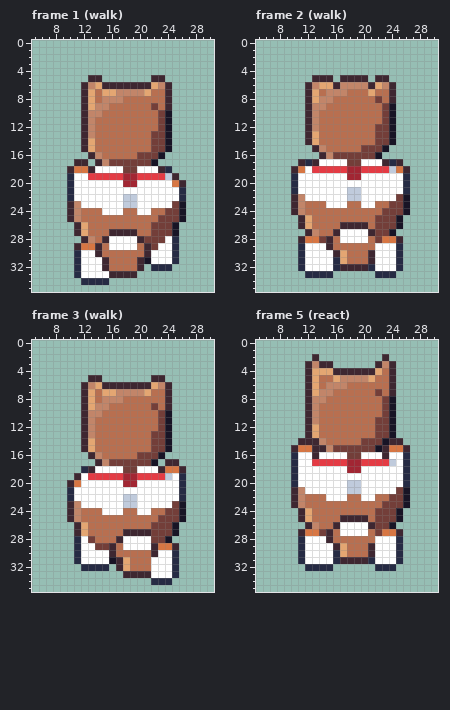
File history of a pixel-art file, art/minis/dog-archie@75.aseprite. Above: the version before the commit.
36x36 pixels, 24 frames. Shown: frame 1 (walk): x 5..30, y 0..35; frame 2 (walk): x 5..30, y 0..35; frame 3 (walk): x 5..30, y 0..35; frame 5 (react): x 5..30, y 0..35. The commit also changed other frames, which this record leaves out.
The result:
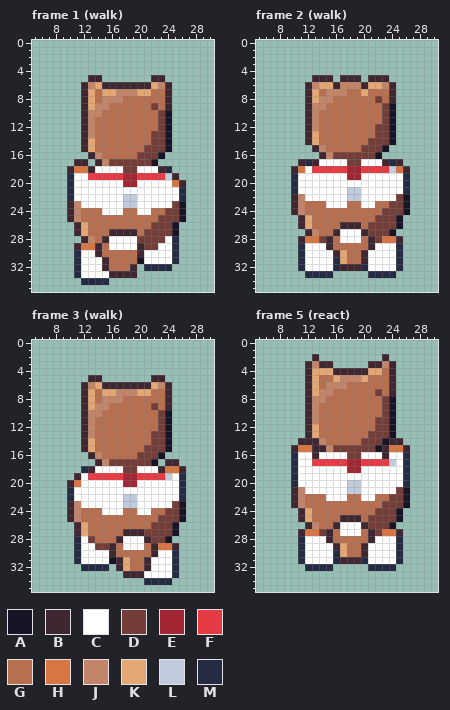
Palette (. is transparent): A #181425  B #3e2731  C #ffffff  D #733e39  E #a22633  F #e43b44  G #b86f50  H #d77643  J #c28569  K #e4a672  L #c0cbdc  M #262b44
The edit:
{"where": "frame 1 (walk)"}
{"frame":1,"y":7,"x":20,"old":"J","new":"K"}
{"frame":1,"y":15,"x":21,"old":"G","new":"D"}
{"frame":1,"y":27,"x":21,"old":"G","new":"D"}
{"frame":1,"y":28,"x":20,"old":"B","new":"D"}
{"frame":1,"y":29,"x":20,"old":"GB","new":"BD"}
{"frame":1,"y":30,"x":20,"old":"GB","new":"BC"}
{"frame":1,"y":31,"x":20,"old":"BA","new":"AC"}
{"frame":1,"y":32,"x":19,"old":"GB.","new":"B.M"}
{"where": "frame 2 (walk)"}
{"frame":2,"y":5,"x":20,"old":"B.","new":".B"}
{"frame":2,"y":6,"x":20,"old":"JB","new":"BK"}
{"frame":2,"y":7,"x":20,"old":"GK","new":"KG"}
{"frame":2,"y":14,"x":21,"old":"G","new":"D"}
{"frame":2,"y":26,"x":20,"old":"BG","new":"GD"}
{"frame":2,"y":27,"x":20,"old":"CB","new":"BD"}
{"frame":2,"y":28,"x":20,"old":"CG","new":"GB"}
{"frame":2,"y":29,"x":21,"old":"G","new":"B"}
{"frame":2,"y":30,"x":20,"old":"GB","new":"BC"}
{"frame":2,"y":31,"x":20,"old":"GB","new":"BC"}
{"frame":2,"y":32,"x":20,"old":"BM","new":"MC"}
{"frame":2,"y":33,"x":21,"old":".","new":"M"}
{"where": "frame 3 (walk)"}
{"frame":3,"y":7,"x":20,"old":"J","new":"K"}
{"frame":3,"y":15,"x":21,"old":"G","new":"D"}
{"frame":3,"y":27,"x":21,"old":"B","new":"D"}
{"frame":3,"y":28,"x":21,"old":"C","new":"B"}
{"frame":3,"y":29,"x":21,"old":"C","new":"G"}
{"frame":3,"y":31,"x":21,"old":"G","new":"B"}
{"frame":3,"y":32,"x":21,"old":"G","new":"B"}
{"frame":3,"y":33,"x":21,"old":"B","new":"C"}
{"frame":3,"y":34,"x":21,"old":".","new":"M"}
{"where": "frame 5 (react)"}
{"frame":5,"y":3,"x":21,"old":".","new":"B"}
{"frame":5,"y":4,"x":21,"old":"B","new":"K"}
{"frame":5,"y":5,"x":20,"old":"JK","new":"KG"}
{"frame":5,"y":13,"x":21,"old":"G","new":"D"}
{"frame":5,"y":25,"x":20,"old":"BG","new":"GD"}
{"frame":5,"y":26,"x":20,"old":"CB","new":"BD"}
{"frame":5,"y":27,"x":20,"old":"CG","new":"GB"}
{"frame":5,"y":28,"x":21,"old":"G","new":"B"}
{"frame":5,"y":29,"x":20,"old":"GB","new":"BC"}
{"frame":5,"y":30,"x":20,"old":"GB","new":"BC"}
{"frame":5,"y":31,"x":20,"old":"BM","new":"MC"}
{"frame":5,"y":32,"x":21,"old":".","new":"M"}
